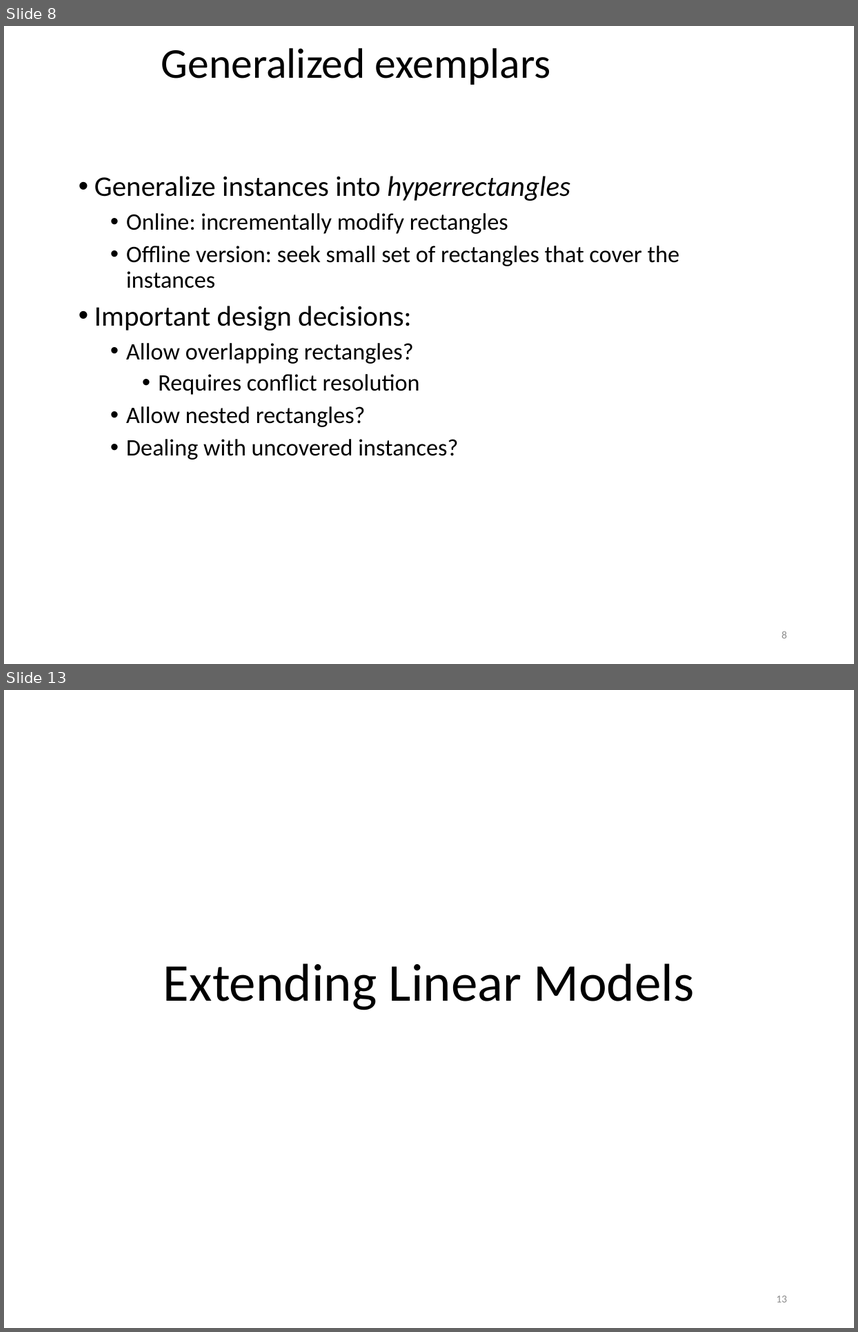
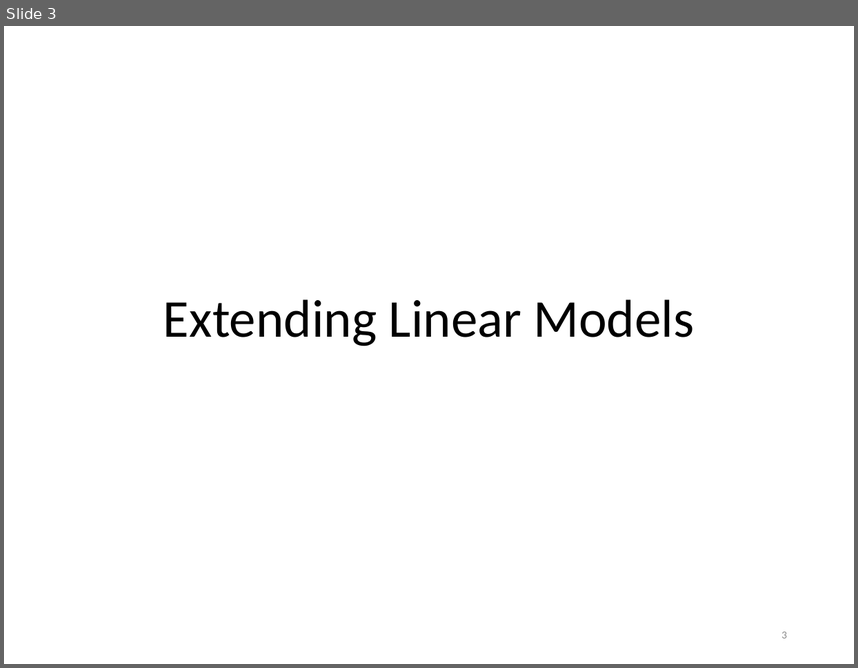
Before and after one commit to khaledmrasheed/khaledmrasheed.github.io, a slide deck: DMcourse/Chapter7.pptx. Shown one above the other, each under a label of ours: slides 8 and 13 before the commit, slide 3 after it; the slides between them are not shown. The pictures are 858x1332 and 858x668 pixels, drawn with LibreOffice and Linux fonts; fonts in the diff are those of the drawing. Boxes give left, top, right and bottom in pixels: in the first picture for what was removed or moved away, otherwise in the second. Text is boxed around its words. In the diff, an @@ line names an element or a change of style, - is before the commit and + after.

```diff
--- a/DMcourse/Chapter7.pptx
+++ b/DMcourse/Chapter7.pptx
@@ slide 8 removed at bbox=[4, 26, 854, 664], background #FFFFFF @@
@@ title removed at bbox=[161, 48, 551, 85] @@
-Generalized exemplars
@@ text removed at bbox=[94, 176, 680, 459] @@
-• Generalize instances into hyperrectangles
-  • Online: incrementally modify rectangles
-  • Offline version: seek small set of rectangles that cover the instances
-• Important design decisions:
-  • Allow overlapping rectangles?
-    • Requires conflict resolution
-  • Allow nested rectangles?
-  • Dealing with uncovered instances?
@@ page number removed at bbox=[782, 630, 787, 638] @@
-8
@@ what was slide 13 is now slide 3 @@
@@ page number at bbox=[782, 631, 787, 638]: text changed @@
-13
+3
```
Also in this commit, not shown: 2 slides changed, 9 other slides removed.
